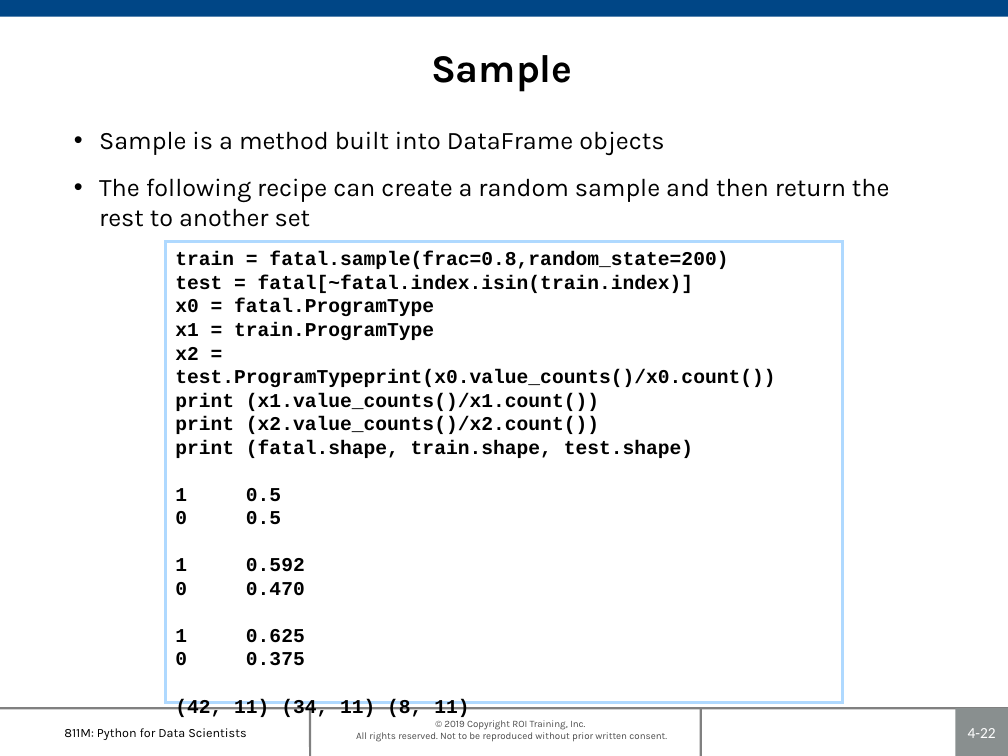
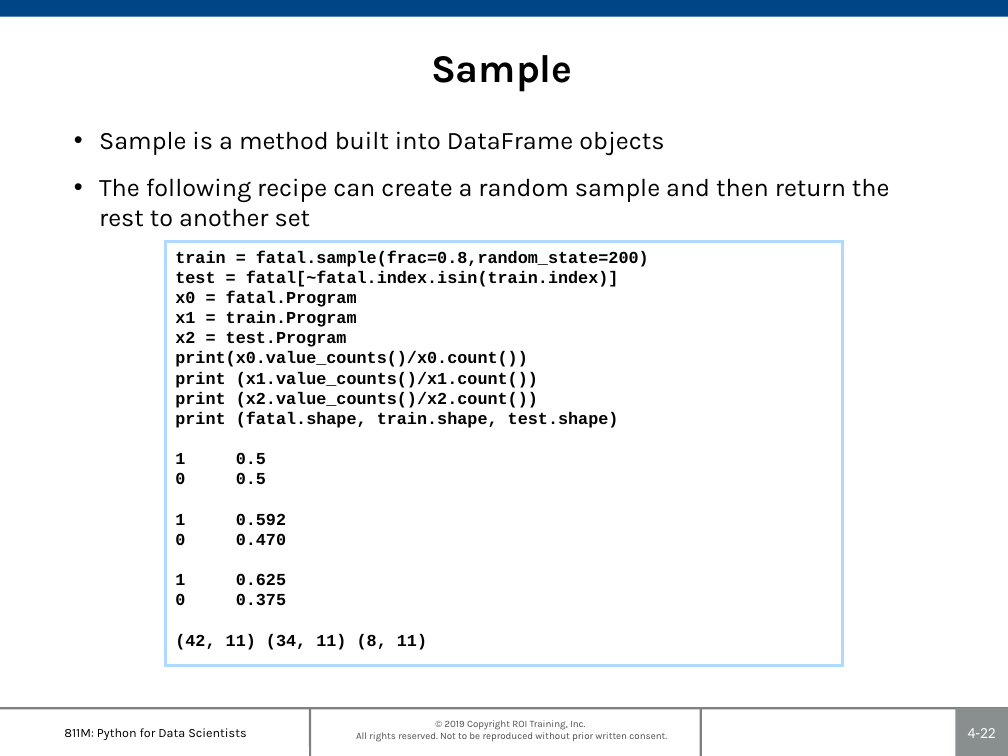
Before and after one commit to roitraining/PythonML, a slide deck: slide 22 of 811M-Ch04_DataPreparation.pptx. Drawn at 1008x756 pixels with LibreOffice and Linux fonts; fonts in the diff are those of the drawing; background and template pictures are left out. Boxes give left, top, right and bottom in pixels: in the first picture for what was removed or moved away, otherwise in the second. Text is boxed around its words. In the diff, an @@ line names an element or a change of style, - is before the commit and + after.

```diff
--- a/811M-Ch04_DataPreparation.pptx
+++ b/811M-Ch04_DataPreparation.pptx
@@ rectangle "train = fatal.sample(frac=0.8,random_state=200)": place and size @@
-rectangle "train = fatal.sample(frac=0.8,random_state=200)" at (165,241,843,703)
+rectangle "train = fatal.sample(frac=0.8,random_state=200)" at (165,241,843,665)
@@ text in rectangle at (175,250,649,650): size 14 to 12 pt in "train = fatal.sample(frac=0.8,random_state=200)", "test = fatal[~fatal.index.isin(train.index)]", "print (x1.value_counts()/x1.count())", "print (x2.value_counts()/x2.count())" and 8 more places @@
@@ text in rectangle at (175,290,528,367): text changed; size 14 to 12 pt @@
-x0 = fatal.ProgramType
-x1 = train.ProgramType
-x2 = test.ProgramTypeprint(x0.value_counts()/x0.count())
+x0 = fatal.Program
+x1 = train.Program
+x2 = test.Program
+print(x0.value_counts()/x0.count())
```
Also in this commit, not shown: 4 other slides changed, 7 other files.
